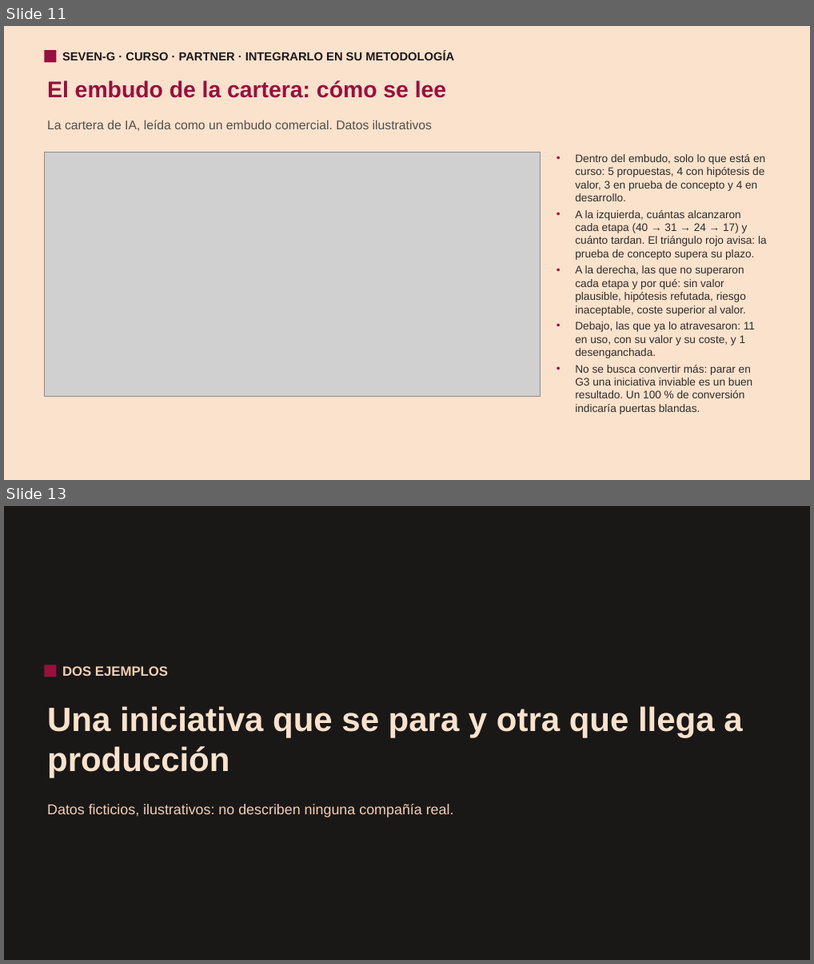
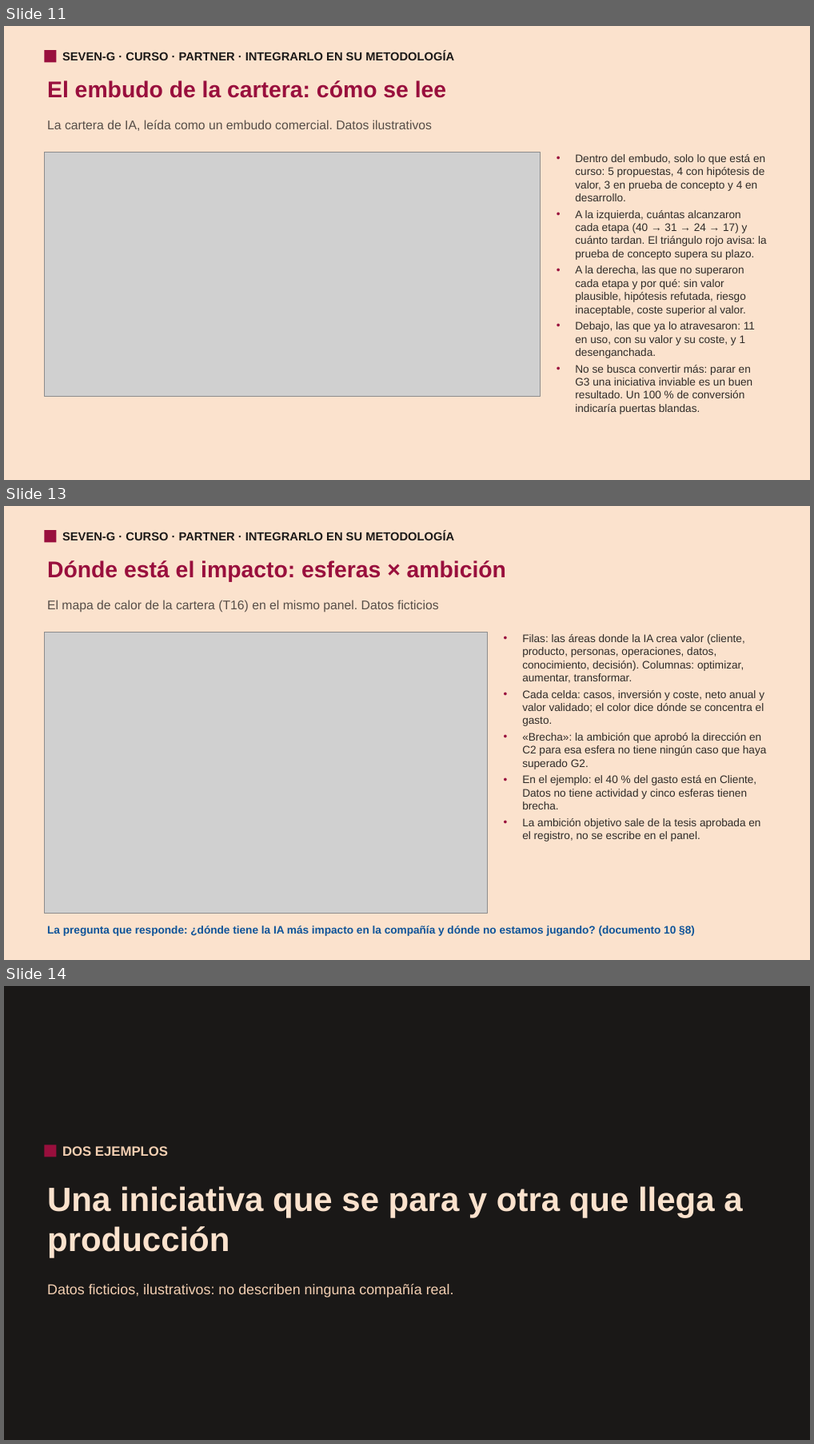
Before and after one commit to seachad/AI_CONSULTING, a slide deck: SEVEN-G/pptx/es/SEVEN-G_Curso_Partner.pptx. Shown one above the other, each under a label of ours: slides 11 and 13 before the commit, slides 11, 13 and 14 after it; the slides between them are not shown. The pictures are 814x964 and 814x1444 pixels, drawn with LibreOffice and Linux fonts; fonts in the diff are those of the drawing; grey boxes stand for pictures. Boxes give left, top, right and bottom in pixels: in the first picture for what was removed or moved away, otherwise in the second. Text is boxed around its words. In the diff, an @@ line names an element or a change of style, - is before the commit and + after.

Commit message:
Cursos en presentacion: panel con frenos y diapositiva del mapa de impacto

```diff
--- a/SEVEN-G/pptx/es/SEVEN-G_Curso_Partner.pptx
+++ b/SEVEN-G/pptx/es/SEVEN-G_Curso_Partner.pptx
@@ slide 13 added at (4, 506, 810, 960), background #FBE2CD @@
@@ rectangle added at (45, 530, 57, 542), fill #990F3D @@
@@ text added at (62, 532, 454, 540), 14 pt, text #1A1817, bold @@
+SEVEN-G · CURSO · PARTNER · INTEGRARLO EN SU METODOLOGÍA
@@ text added at (47, 560, 506, 582), 27 pt, text #990F3D, bold @@
+Dónde está el impacto: esferas × ambición
@@ text added at (47, 600, 439, 612), 15 pt, text #564D47 @@
+El mapa de calor de la cartera (T16) en el mismo panel. Datos ficticios
@@ picture added at (45, 632, 488, 912) @@
@@ text added at (522, 634, 767, 841), 13 pt, text #2F2B28 @@
+• Filas: las áreas donde la IA crea valor (cliente, producto, personas, operaciones, datos, conocimiento, decisión). Columnas: optimizar, aumentar, transformar.
+• Cada celda: casos, inversión y coste, neto anual y valor validado; el color dice dónde se concentra el gasto.
+• «Brecha»: la ambición que aprobó la dirección en C2 para esa esfera no tiene ningún caso que haya superado G2.
+• En el ejemplo: el 40 % del gasto está en Cliente, Datos no tiene actividad y cinco esferas tienen brecha.
+• La ambición objetivo sale de la tesis aprobada en el registro, no se escribe en el panel.
@@ text added at (47, 925, 695, 936), 13 pt, text #0F5499, bold @@
+La pregunta que responde: ¿dónde tiene la IA más impacto en la compañía y dónde no estamos jugando? (documento 10 §8)
@@ what was slide 13 is now slide 14 @@
```
Also in this commit, not shown: 1 slide changed, 14 other files.
